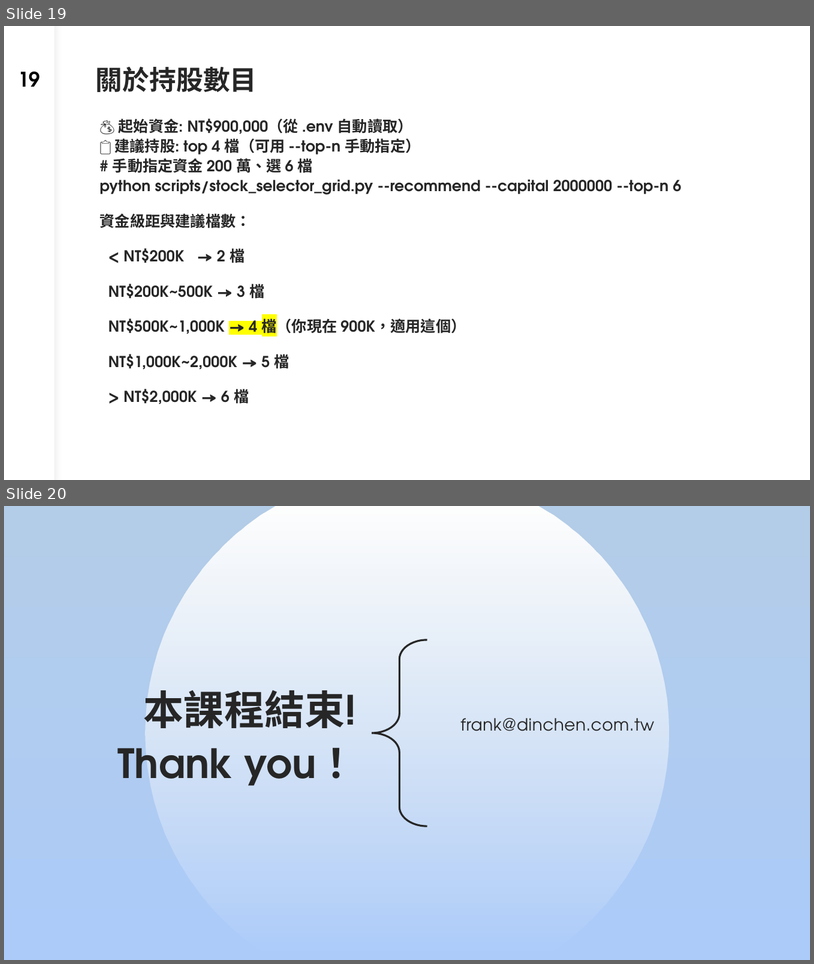
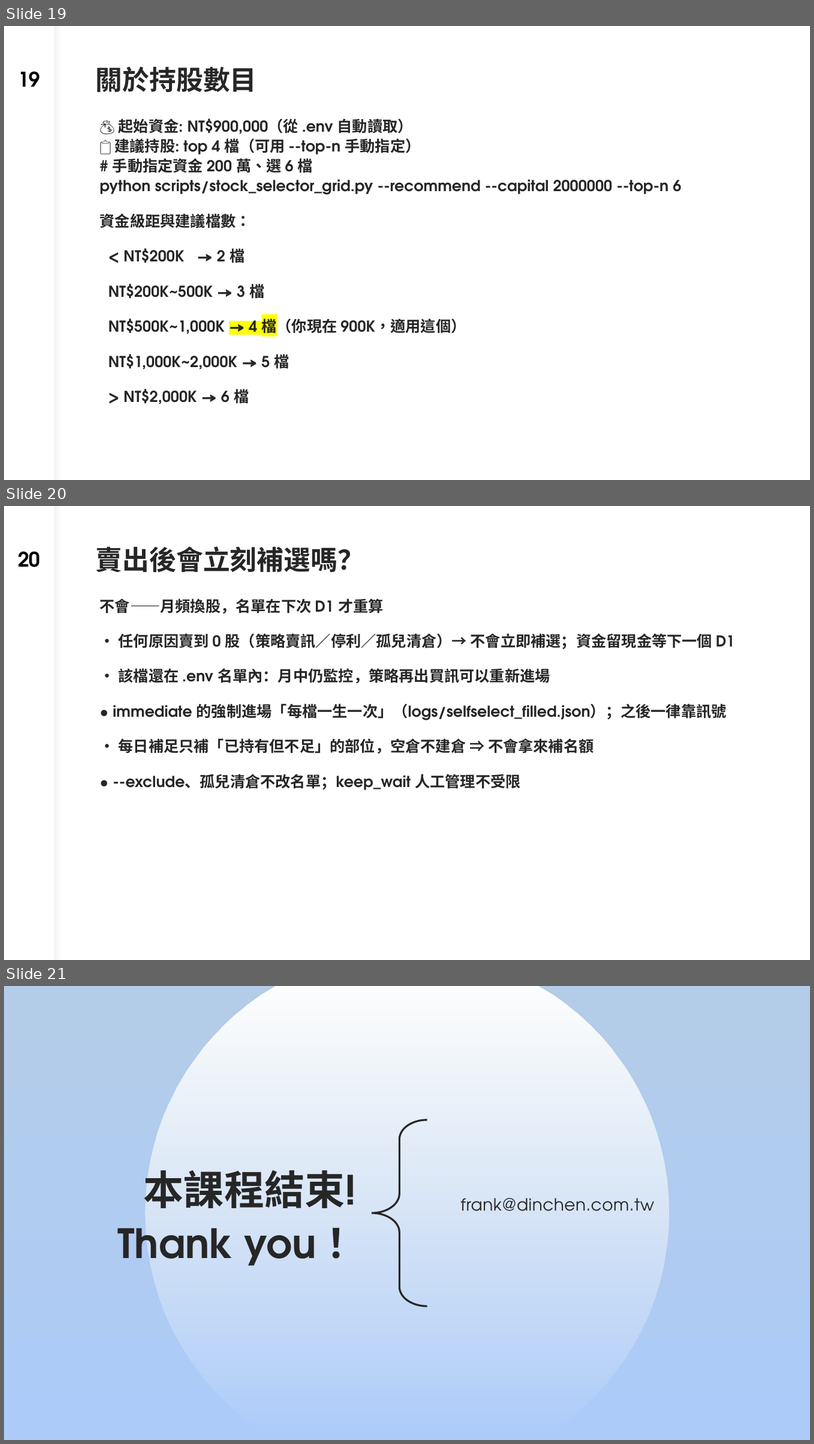
Before and after one commit to dinchentech/tw-selfselect, a slide deck: plans/ppt/TW-SELFSELECT台股買賣自動化系統-W6-講稿版.pptx. Shown one above the other, each under a label of ours: slides 19 and 20 before the commit, slides 19, 20 and 21 after it. The pictures are 814x964 and 814x1444 pixels, drawn with LibreOffice and Linux fonts; fonts in the diff are those of the drawing. Boxes give left, top, right and bottom in pixels: in the first picture for what was removed or moved away, otherwise in the second. Text is boxed around its words. In the diff, an @@ line names an element or a change of style, - is before the commit and + after.

Commit message:
補充「賣出後不會立刻補選」：策略說明 §10.4.1 ＋ W6 新頁
- 策略說明新增 §10.4.1：月頻換股、名單只在 D1 重算；賣到 0 股不觸發補選
  · 同檔仍在 .env 內 → 月中靠策略買訊可再進場
  · immediate 強制進場每檔一生一次（logs/selfselect_filled.json，只有 reset 會清）
  · 每日補足只補「已持有但不足」，空倉不建倉
  · --exclude／孤兒清倉不改名單；keep_wait 不受選股日限制
- W6 新增一頁（放在「關於持股數目」之後）同口徑，含講稿；移除多餘 placeholder
- W6 20→21 頁、README 同步；策略說明目錄補錨點

```diff
--- a/plans/ppt/TW-SELFSELECT台股買賣自動化系統-W6-講稿版.pptx
+++ b/plans/ppt/TW-SELFSELECT台股買賣自動化系統-W6-講稿版.pptx
@@ slide 20 added at [4,506,810,960], background #FFFFFF; not listed: 1 template element that a slide beside it also shows @@
@@ page number added at [18,551,41,567], 24 pt, text #000000, bold @@
+20
@@ title added at [96,546,365,572], 32 pt, text #262626, bold @@
+賣出後會立刻補選嗎？
@@ text added at [100,598,735,790], 18 pt, text #262626, bold @@
+不會——月頻換股，名單在下次 D1 才重算
+• 任何原因賣到 0 股（策略賣訊／停利／孤兒清倉）→ 不會立即補選；資金留現金等下一個 D1
+• 該檔還在 .env 名單內：月中仍監控，策略再出買訊可以重新進場
+• immediate 的強制進場「每檔一生一次」（logs/selfselect_filled.json）；之後一律靠訊號
+• 每日補足只補「已持有但不足」的部位，空倉不建倉 ⇒ 不會拿來補名額
+• --exclude、孤兒清倉不改名單；keep_wait 人工管理不受限
@@ what was slide 20 is now slide 21 @@
```
Also in this commit, not shown: 3 other files.
